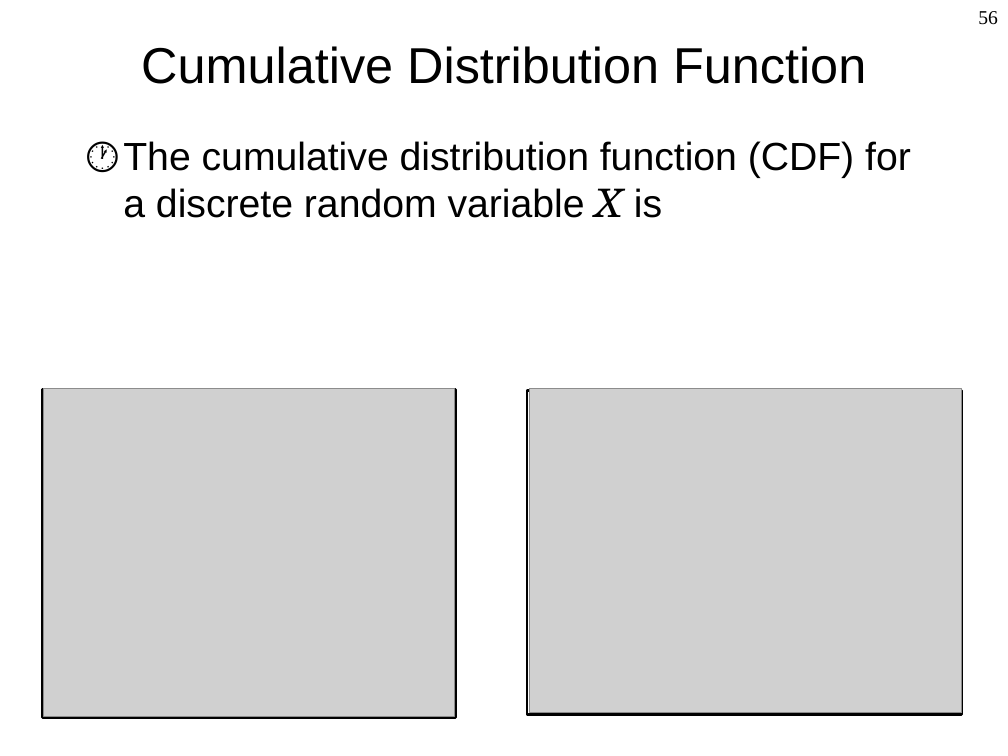
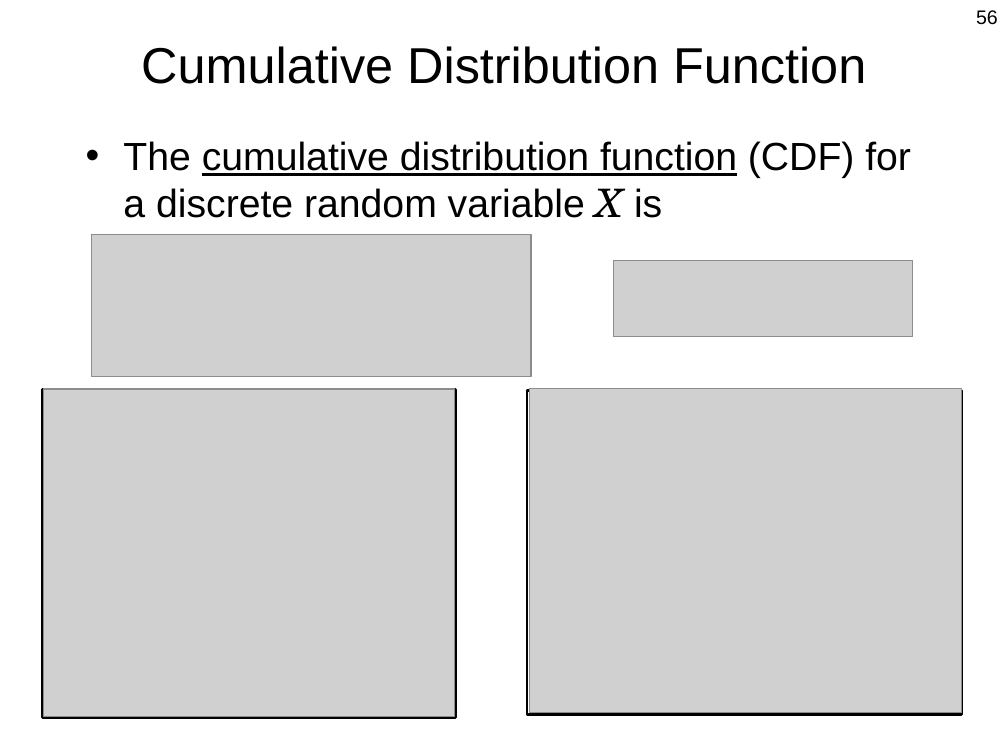
Before and after one commit to Berkeley-ME233/Berkeley-ME233.github.io, a slide deck: slide 56 of static/ME233_Sp16_L2_Probability_Intro.pptx. Drawn at 1008x756 pixels with LibreOffice and Linux fonts; fonts in the diff are those of the drawing; grey boxes stand for pictures. Boxes give left, top, right and bottom in pixels: in the first picture for what was removed or moved away, otherwise in the second. Text is boxed around its words. In the diff, an @@ line names an element or a change of style, - is before the commit and + after.

```diff
--- a/static/ME233_Sp16_L2_Probability_Intro.pptx
+++ b/static/ME233_Sp16_L2_Probability_Intro.pptx
@@ page number at box(976, 10, 998, 25): font Times New Roman to Arial @@
@@ text "The cumulative distribution function (CDF) ..." at box(123, 141, 911, 218): bullet 🕐 to •; more space between paragraphs @@
@@ picture added at box(92, 234, 531, 376) @@
@@ picture added at box(613, 260, 912, 337) @@
```
Also in this commit, not shown: 62 other slides changed, 2 other files.
